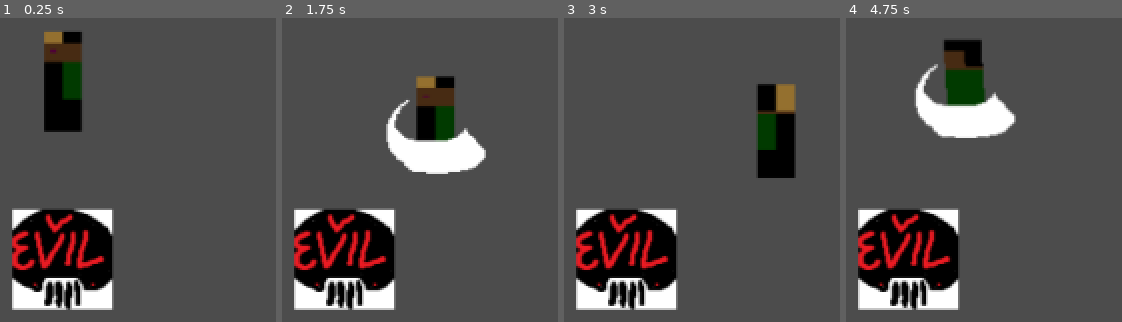
Above: before the commit, frames 1-4 (left to right).
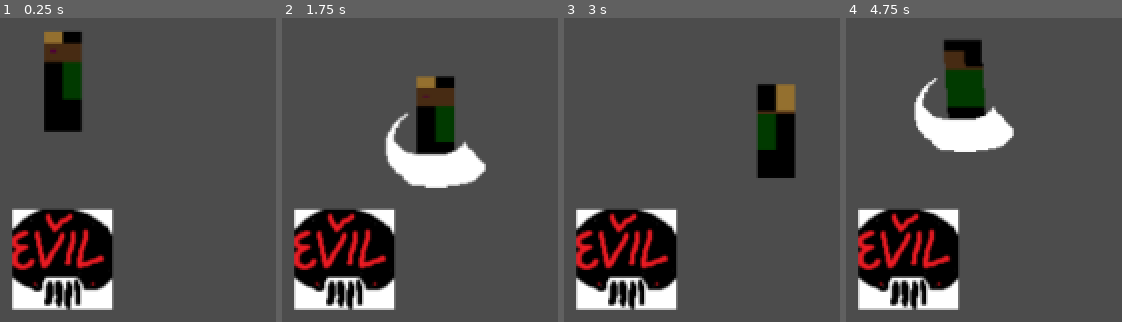
Above: after the commit, the same moments.

Repository: jcoombes/lil_xxx_wrld
Game: Godot game, scene res://Nightmare.tscn
Same seed, same stepped clock (60 frames per second), same inputs: the game is played once before the commit and once after it. The project has no main scene, so this scene is started directly.
Inputs:
- Up to frame 1 (0.25 s): no input
- Up to frame 2 (1.75 s): tap Enter (ui_accept) at 0.5, 0.77, 1.52 s; hold Right (ui_right) 0.53-1.28 s; hold Down (ui_down) from 1.28 s (still down)
- Up to frame 3 (3 s): release Down (ui_down) at 2.03 s; hold Right (ui_right) 2.03-2.78 s; hold Up (ui_up) from 2.78 s (still down)
- Up to frame 4 (4.75 s): tap Enter (ui_accept) at 3.02, 3.77, 4.52 s; release Up (ui_up) at 3.53 s; hold Left (ui_left) from 3.53 s (still down)

The runs differ from the first frame. In frame 1, 1.4% of the frame differs, in the area x 4-41%, y 63-96%; in frame 2, 5.4%, in the area x 4-74%, y 26-96%; in frame 3, 1.4%; in frame 4, 5.4%.

Commit message:
Set up combat system so the player can deal damage to enemies.

Diff:
--- /dev/null
+++ b/Demon.gd
@@ -0,0 +1,24 @@
+extends KinematicBody2D
+
+
+# Declare member variables here. Examples:
+# var a = 2
+# var b = "text"
+var health: float = 10.0
+
+# Called when the node enters the scene tree for the first time.
+func _ready():
+	pass # Replace with function body.
+
+
+# Called every frame. 'delta' is the elapsed time since the previous frame.
+func _process(_delta: float) -> void:
+	z_index = int(position.y)
+
+	if health <= 0.0:
+		free()
+
+
+func _on_Hitbox_area_entered(area: Area2D) -> void:
+	if area.is_in_group("AttackBoxes"):
+		health -= area.damage
--- a/Demon.tscn
+++ b/Demon.tscn
@@ -1,6 +1,7 @@
-[gd_scene load_steps=4 format=2]
+[gd_scene load_steps=6 format=2]
 
 [ext_resource path="res://assets/demon/sprite.png" type="Texture" id=1]
+[ext_resource path="res://Demon.gd" type="Script" id=2]
 
 [sub_resource type="SpriteFrames" id=1]
 animations = [ {
@@ -13,10 +14,25 @@
 [sub_resource type="CircleShape2D" id=2]
 radius = 32.339
 
+[sub_resource type="CircleShape2D" id=3]
+radius = 32.4832
+
 [node name="Demon" type="KinematicBody2D"]
+collision_layer = 2
+collision_mask = 7
+script = ExtResource( 2 )
 
 [node name="AnimatedSprite" type="AnimatedSprite" parent="."]
 frames = SubResource( 1 )
 
-[node name="CollisionShape2D" type="CollisionShape2D" parent="."]
+[node name="Movebox" type="CollisionShape2D" parent="."]
 shape = SubResource( 2 )
+
+[node name="Hitbox" type="Area2D" parent="." groups=[
+"HitBoxes",
+]]
+collision_layer = 2
+
+[node name="CollisionShape2D" type="CollisionShape2D" parent="Hitbox"]
+shape = SubResource( 3 )
+[connection signal="area_entered" from="Hitbox" to="." method="_on_Hitbox_area_entered"]
--- a/Nightmare.tscn
+++ b/Nightmare.tscn
@@ -9,4 +9,4 @@
 position = Vector2( 49.1682, 41.5668 )
 
 [node name="Demon" parent="." instance=ExtResource( 2 )]
-position = Vector2( 49.3207, 155.917 )
+position = Vector2( 49.3207, 155.564 )
--- a/Player.gd
+++ b/Player.gd
@@ -98,5 +98,11 @@
 
 	var _collision = move_and_collide(velocity * delta)
 
+	z_index = int(position.y)
+
 func _integrate_forces(_state: Physics2DDirectBodyState) -> void:
 	pass
+
+
+func _on_Sword_area_entered(area: Area2D) -> void:
+	area.take_damage()
--- a/Player.tscn
+++ b/Player.tscn
@@ -7,6 +7,7 @@
 [ext_resource path="res://assets/player/idle.png" type="Texture" id=5]
 [ext_resource path="res://assets/player/up.png" type="Texture" id=6]
 [ext_resource path="res://assets/player/attack.png" type="Texture" id=7]
+[ext_resource path="res://Sword.gd" type="Script" id=8]
 
 [sub_resource type="SpriteFrames" id=1]
 animations = [ {
@@ -88,6 +89,9 @@
 "values": [ false, true ]
 }
 
+[sub_resource type="RectangleShape2D" id=6]
+extents = Vector2( 73.8553, 2.39942 )
+
 [sub_resource type="RectangleShape2D" id=2]
 extents = Vector2( 12.5, 32 )
 
@@ -104,6 +108,7 @@
 height = 24.3859
 
 [node name="Player" type="KinematicBody2D"]
+collision_mask = 7
 script = ExtResource( 3 )
 
 [node name="AnimatedSprite" type="AnimatedSprite" parent="."]
@@ -115,10 +120,25 @@
 [node name="AnimationPlayer" type="AnimationPlayer" parent="."]
 anims/attack_down = SubResource( 3 )
 
-[node name="CollisionShape2D" type="CollisionShape2D" parent="."]
+[node name="Movebox" type="CollisionShape2D" parent="."]
+position = Vector2( 0, 18.24 )
+scale = Vector2( -0.170367, -5.65451 )
+shape = SubResource( 6 )
+
+[node name="Hitbox" type="Area2D" parent="." groups=[
+"HitBoxes",
+]]
+collision_mask = 2
+
+[node name="CollisionShape2D" type="CollisionShape2D" parent="Hitbox"]
 shape = SubResource( 2 )
 
-[node name="Sword" type="Area2D" parent="."]
+[node name="Sword" type="Area2D" parent="." groups=[
+"AttackBoxes",
+]]
+position = Vector2( -0.561234, 8.69908 )
+collision_mask = 2
+script = ExtResource( 8 )
 
 [node name="SwordSprite" type="AnimatedSprite" parent="Sword"]
 visible = false
--- /dev/null
+++ b/Sword.gd
@@ -0,0 +1,17 @@
+extends Area2D
+
+
+# Declare member variables here. Examples:
+# var a = 2
+# var b = "text"
+var damage: float = 1.0
+
+
+# Called when the node enters the scene tree for the first time.
+func _ready():
+	pass # Replace with function body.
+
+
+# Called every frame. 'delta' is the elapsed time since the previous frame.
+#func _process(delta):
+#	pass
--- a/project.godot
+++ b/project.godot
@@ -18,9 +18,19 @@
 config/name="Lil Xxx Wrld"
 config/icon="res://icon.png"
 
+[autoload]
+
+CombatSystem="*res://CombatSystem.gd"
+
 [debug]
 
 gdscript/warnings/treat_warnings_as_errors=true
+
+[layer_names]
+
+2d_physics/layer_1="Player"
+2d_physics/layer_2="Enemy"
+2d_physics/layer_3="Environment"
 
 [physics]
 
Not shown: 1 places in Player.tscn that only renumber resources
